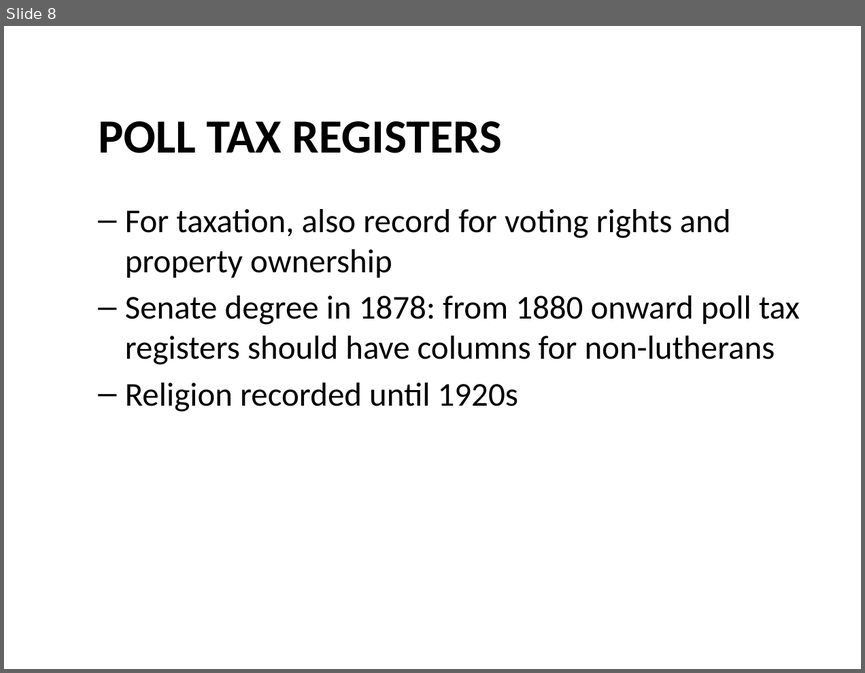
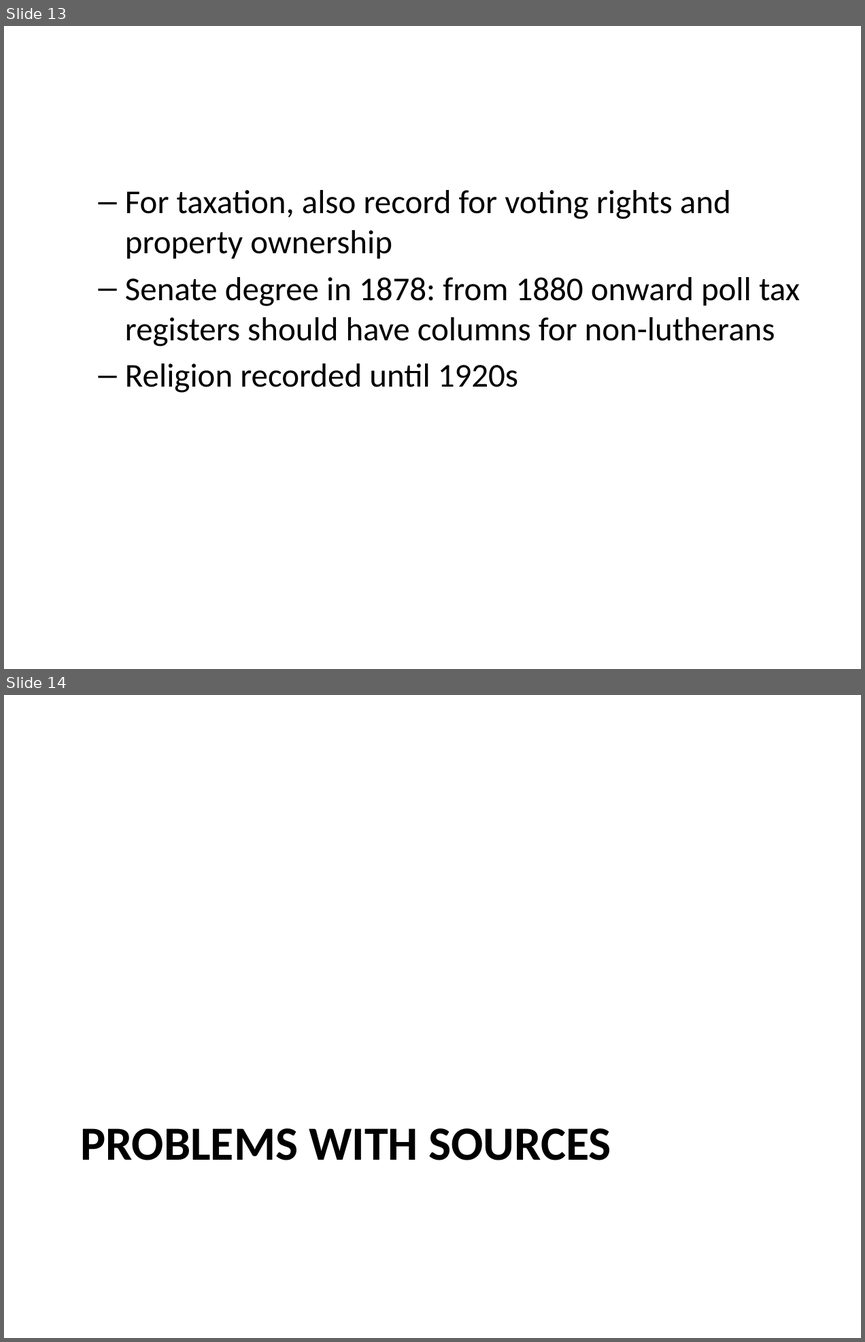
Before and after one commit to AnttiHaerkoenen/vyborg_orthodox, a slide deck: article/slides/slides-seminar-2021.pptx. Shown one above the other, each under a label of ours: slide 8 before the commit, slides 13 and 14 after it. The pictures are 865x673 and 865x1342 pixels, drawn with LibreOffice and Linux fonts; fonts in the diff are those of the drawing. Boxes give left, top, right and bottom in pixels: in the first picture for what was removed or moved away, otherwise in the second. Text is boxed around its words. In the diff, an @@ line names an element or a change of style, - is before the commit and + after.

```diff
--- a/article/slides/slides-seminar-2021.pptx
+++ b/article/slides/slides-seminar-2021.pptx
@@ slide 14 added at (4, 695, 861, 1338), background #FFFFFF @@
@@ title added at (80, 1128, 611, 1160), 40 pt, text #000000, bold @@
+PROBLEMS WITH SOURCES
@@ what was slide 8 is now slide 13 @@
@@ slide 13 changed as well @@
@@ text removed at (98, 121, 501, 153) @@
-POLL TAX REGISTERS
@@ text "For taxation, also record for ...": place and size @@
-text "For taxation, also record for ..." at (125, 209, 800, 412)
+text "For taxation, also record for ..." at (125, 190, 800, 393)
```
Also in this commit, not shown: 9 other slides changed, 16 other slides added, 1 slide removed, 2 other files.
